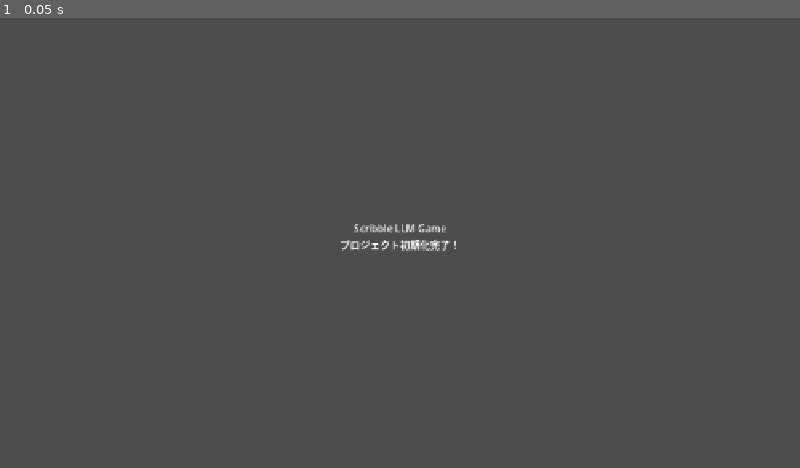
Above: before the commit, frame 1.
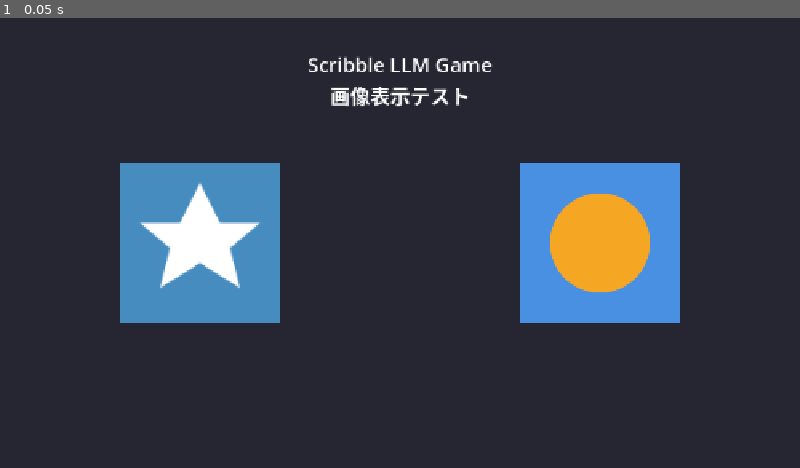
Above: after the commit, the same moment.

Repository: himanushi/game-test
Game: Godot game, scene res://main.tscn
Two runs of this game, one before a commit and one after it. Both use one fixed random seed, a clock stepped at 60 frames per second and the inputs below.
Inputs:
- Up to frame 1 (0.05 s): no input

The runs differ from the first frame. In frame 1, 100% of the frame differs, in the area x 0-100%, y 0-100%.

Commit message:
fix: main.tscn

Diff:
--- a/godot-project/main.tscn
+++ b/godot-project/main.tscn
@@ -1,16 +1,33 @@
-[gd_scene load_steps=2 format=3 uid="uid://cqp3lb02khtj4"]
+[gd_scene load_steps=4 format=3 uid="uid://cqp3lb02khtj4"]
 
 [ext_resource type="Script" path="res://main.gd" id="1_1k2t3"]
+[ext_resource type="Texture2D" uid="uid://bvjc3ncdlqbyq" path="res://icon.svg" id="2_icon"]
+[ext_resource type="Texture2D" uid="uid://c2vn3lm4k8bxy" path="res://test_image.svg" id="3_test"]
 
 [node name="Main" type="Node2D"]
 script = ExtResource("1_1k2t3")
 
+[node name="Background" type="ColorRect" parent="."]
+offset_right = 1280.0
+offset_bottom = 720.0
+color = Color(0.15, 0.15, 0.2, 1)
+
 [node name="Label" type="Label" parent="."]
 offset_left = 400.0
-offset_top = 300.0
+offset_top = 50.0
 offset_right = 880.0
-offset_bottom = 400.0
+offset_bottom = 150.0
+theme_override_font_sizes/font_size = 32
 text = "Scribble LLM Game
-プロジェクト初期化完了！"
+画像表示テスト"
 horizontal_alignment = 1
 vertical_alignment = 1
+
+[node name="IconSprite" type="Sprite2D" parent="."]
+position = Vector2(320, 360)
+scale = Vector2(2, 2)
+texture = ExtResource("2_icon")
+
+[node name="TestSprite" type="Sprite2D" parent="."]
+position = Vector2(960, 360)
+texture = ExtResource("3_test")
